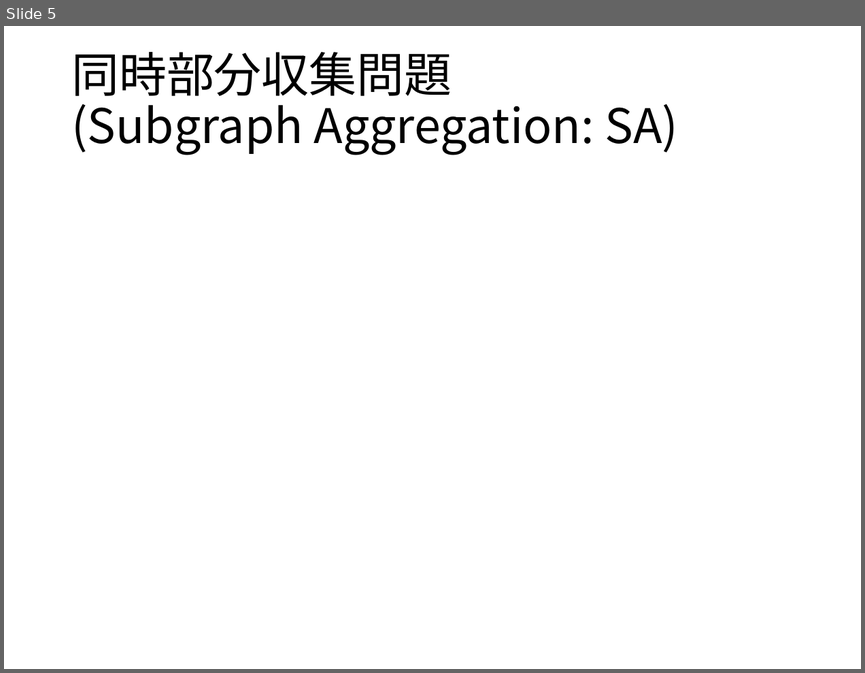
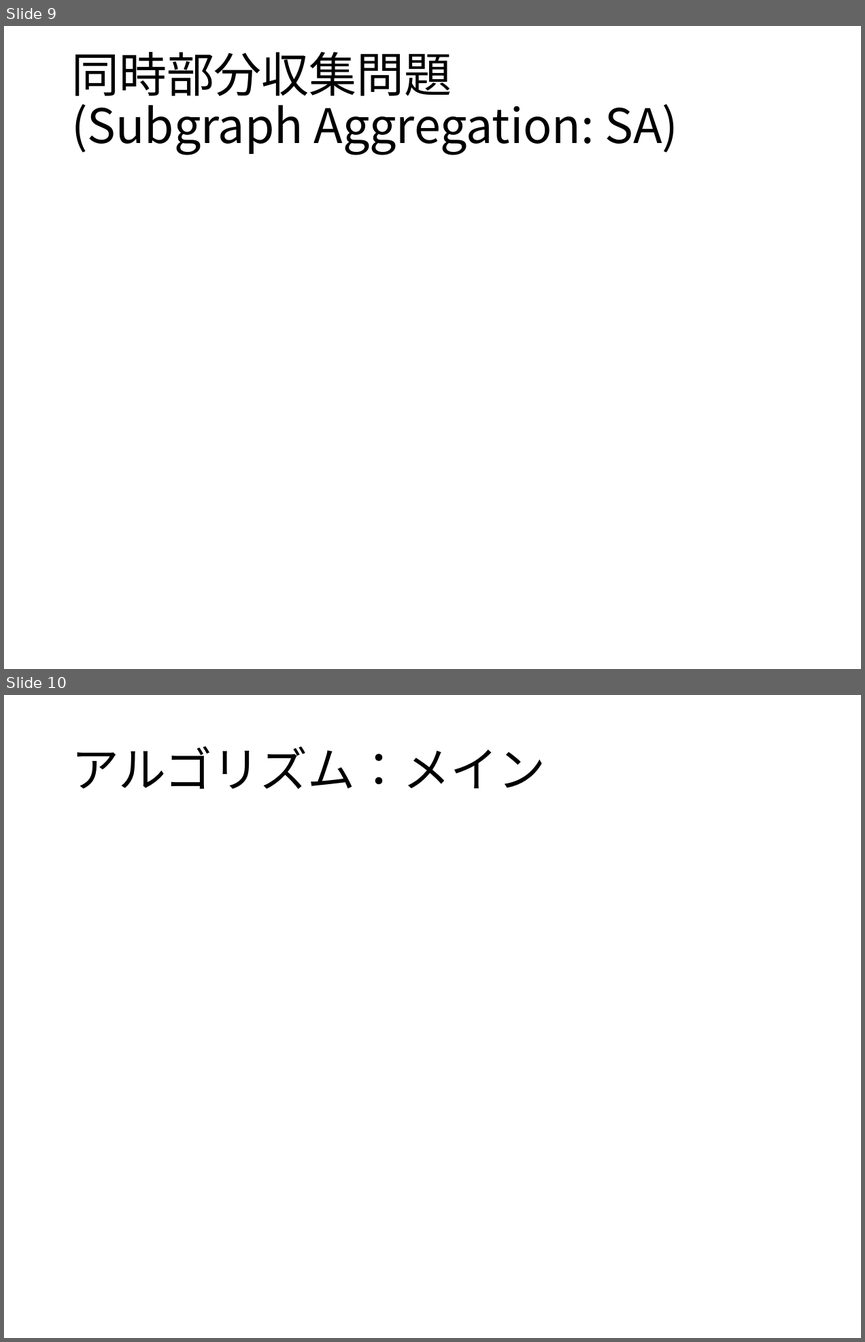
Before and after one commit to ssmr0410/share, a slide deck: slide/mizutani_pre.pptx. Shown one above the other, each under a label of ours: slide 5 before the commit, slides 9 and 10 after it. The pictures are 865x673 and 865x1342 pixels, drawn with LibreOffice and Linux fonts; fonts in the diff are those of the drawing; grey boxes stand for pictures. Boxes give left, top, right and bottom in pixels: in the first picture for what was removed or moved away, otherwise in the second. Text is boxed around its words. In the diff, an @@ line names an element or a change of style, - is before the commit and + after.

```diff
--- a/slide/mizutani_pre.pptx
+++ b/slide/mizutani_pre.pptx
@@ slide 10 added at bbox=[4, 695, 861, 1338], background #FFFFFF @@
@@ title added at bbox=[71, 746, 545, 789], 40 pt, text #000000 @@
+アルゴリズム：メイン
@@ what was slide 5 is now slide 9 @@
```
Also in this commit, not shown: 2 slides changed, 2 other slides added, 1 slide removed.
